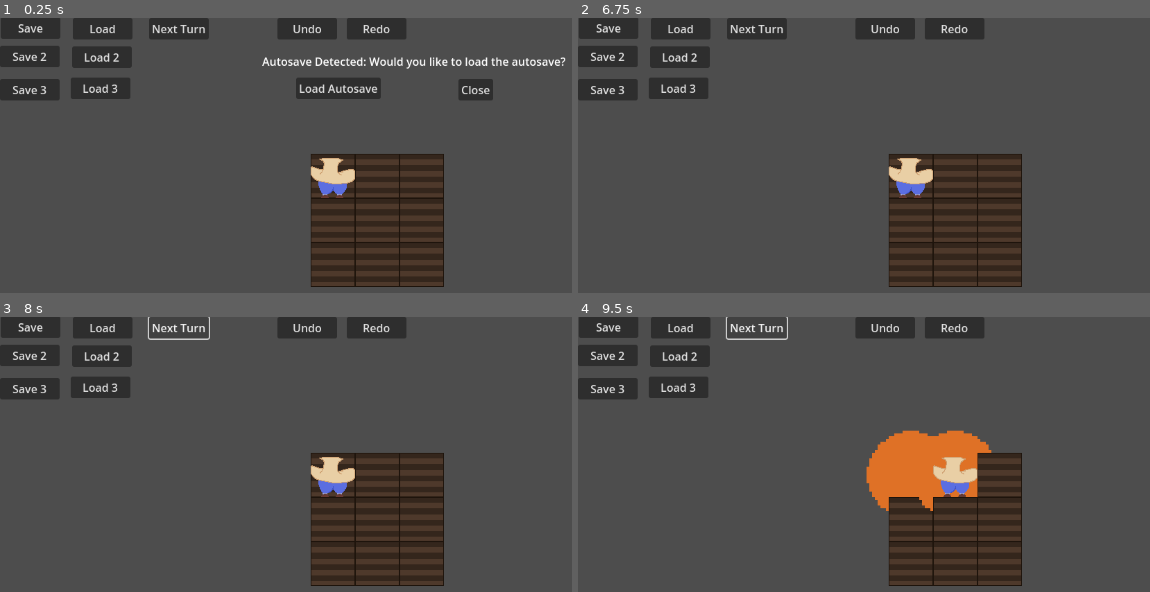
Above: before the commit, frames 1-4 (two rows, left to right).
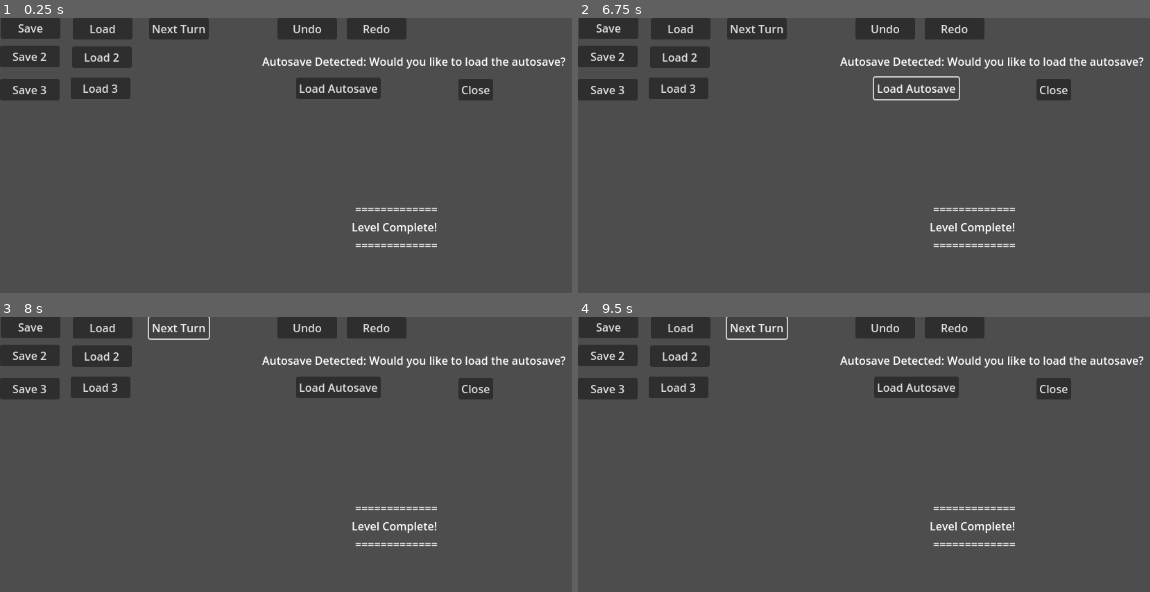
Above: after the commit, the same moments.

Repository: ZaneShan/CMPM-121-F
Game: Godot game, scene res://Main.tscn
The game is run twice, just before and just after one commit, with the same random seed, the same clock (stepped at 60 frames per second) and the same inputs.
Inputs:
- Up to frame 1 (0.25 s): no input
- Up to frame 2 (6.75 s): click "Save" at 0.5 s; click "Save 2" at 1.25 s; click "Save 3" at 2 s; click "Load" at 2.75 s; click "Load 2" at 3.5 s; click "Load 3" at 4.25 s; click "Undo" at 5 s; click "Redo" at 5.75 s; click "Load Autosave" at 6.5 s
- Up to frame 3 (8 s): click "Next Turn" at 7.25 s
- Up to frame 4 (9.5 s): click "Next Turn" at 8 s; tap Enter (ui_accept) at 8.75, 9.02, 9.32 s; hold D (right) from 8.78 s (still down); hold E (harvest) from 8.78 s (still down); tap 1 (plant1) at 9.05 s

The runs differ from the first frame. In frame 1, 11% of the frame differs, in the area x 54-78%, y 49-98%; in frame 2, 13%; in frame 3, 14%; in frame 4, 16%, in the area x 45-99%, y 14-98%.
Error after the commit: Parse Error: Identifier "PlantTypes" not declared in the current scope. (res://Plot.gd:308)

Commit message:
Need to fix grow visuals

Diff:
--- a/Player.gd
+++ b/Player.gd
@@ -1,14 +1,13 @@
-# Player.gd
 extends Area2D
 class_name Player
 
+enum PlantType { LETTUCE, TOMATO, CARROT } #Scuffed way should inherit from plant.gd
 @export var grid_size: int = 5
 @export var cell_size: int = 64
 var plots = []  # Reference to the plot grid
 var current_coordinates = Vector2(0, 0)
 var target_position: Vector2
-var current_plot = null # Holds current plot under player
-
+var current_plot = null  # Holds current plot under player
 
 func _ready():
 	current_plot = plots[current_coordinates.x][current_coordinates.y]
@@ -28,20 +27,13 @@
 		move(Vector2(-1, 0))
 	elif event.is_action_pressed("ui_right") or event.is_action_pressed("right"):
 		move(Vector2(1, 0))
-	elif event.is_action_pressed("ui_accept"):
-		# Call plant_seed when ui_accept is pressed
-		plant_seed_on_current_plot("")  # Specify the plant type here (e.g., "Carrot")
 	elif event.is_action_pressed("plant1"):
-		# Call plant_seed when ui_accept is pressed
-		plant_seed_on_current_plot("Carrot")  # Specify the plant type here (e.g., "Carrot")
+		plant_seed_on_current_plot(PlantType.CARROT)
 	elif event.is_action_pressed("plant2"):
-		# Call plant_seed when ui_accept is pressed
-		plant_seed_on_current_plot("Lettuce")  # Specify the plant type here (e.g., "Carrot")
+		plant_seed_on_current_plot(PlantType.LETTUCE)
 	elif event.is_action_pressed("plant3"):
-		# Call plant_seed when ui_accept is pressed
-		plant_seed_on_current_plot("Tomato")  # Specify the plant type here (e.g., "Carrot")
+		plant_seed_on_current_plot(PlantType.TOMATO)
 	elif event.is_action_pressed("harvest"):
-		# Call plant_seed when ui_accept is pressed
 		harvest_plant_on_current_plot()
 
 func move(direction: Vector2):
@@ -56,44 +48,45 @@
 		target_position = current_plot.position
 
 func moveTo(x: int, y: int):
-		current_plot = plots[current_coordinates.x][current_coordinates.y]
-		current_plot.remove_player()
+	current_plot = plots[current_coordinates.x][current_coordinates.y]
+	current_plot.remove_player()
 
-		current_coordinates.x = x
-		current_coordinates.y = y
-		current_plot = plots[current_coordinates.x][current_coordinates.y]
-		current_plot.set_player(self)
-		target_position = current_plot.position
+	current_coordinates.x = x
+	current_coordinates.y = y
+	current_plot = plots[current_coordinates.x][current_coordinates.y]
+	current_plot.set_player(self)
+	target_position = current_plot.position
 
-# New method to plant a seed on the current plot
+func plant_seed_on_current_plot(plant_type: PlantType):
+	var plant_scene : PackedScene = preload("res://plants/Plant.tscn")  # Default plant scene
 
-# CAN BE MOVED TO PLANT.GD but this works so i dont wanna do that rn
-func plant_seed_on_current_plot(plant_type: String):
-	var current_plant = null
-	if (plant_type == "Carrot"):
-		current_plant = preload("res://plants/Carrot.tscn")
-	elif (plant_type == "Lettuce"):
-		current_plant = preload("res://plants/Lettuce.tscn")
-	elif (plant_type == "Tomato"):
-		current_plant = preload("res://plants/Tomato.tscn")
+	# Determine which plant type to load
+	if plant_type == PlantType.LETTUCE:  # Lettuce
+		plant_scene = preload("res://plants/Lettuce.tscn")
+	elif plant_type == PlantType.CARROT:  # Carrot
+		plant_scene = preload("res://plants/Carrot.tscn")
+	elif plant_type == PlantType.TOMATO:  # Tomato
+		plant_scene = preload("res://plants/Tomato.tscn")
 	else:
-		current_plant = preload("res://plants/Plant.tscn") # Default value
+		print("Error: Unknown plant type flag:", plant_type)
 
-	var plant = current_plant.instantiate()
+	# Instantiate the plant scene
+	var plant = plant_scene.instantiate()  # Use the correct method for PackedScene
+	plant.type = plant_type  # Set the plant type
 
-	plant.is_carrot = (plant_type == "Carrot")
-	plant.is_lettuce = (plant_type == "Lettuce")
-	plant.is_tomato = (plant_type == "Tomato")
-
+	# Plant it on the plot if it's empty
 	if current_plot and not current_plot.has_plant():
 		current_plot.set_plant(plant)
 		current_plot.add_child(plant)
-		print("current plot plant: ", current_plot.plant)
 		plant.global_position = current_plot.position
 		plant.current_plot = current_plot
+		print("Planted a ", plant.type, " on current plot.")
+
+	# Trigger grid encoding if applicable
 	var parent_node = get_parent()
 	if parent_node.has_method("encode_current_grid"):
 		parent_node.encode_current_grid()
+
 
 func harvest_plant_on_current_plot():
 	if current_plot:
@@ -101,11 +94,10 @@
 			if current_plot.plant.is_fully_grown():
 				current_plot.remove_child(current_plot.plant)
 				current_plot.remove_plant()
-				print("plant harvested")
-				print(current_plot.plant)
+				print("Plant harvested.")
 			else:
-				print("current plot plant is not fully grown")
+				print("Plant is not fully grown.")
 		else:
-			print("current plot does not have plant")
+			print("No plant to harvest.")
 	else:
-		print("current plot is null when harvesting")
+		print("Current plot is null.")
--- a/Plot.gd
+++ b/Plot.gd
@@ -1,5 +1,6 @@
 extends Node2D
 class_name Plot
+
 @export var sun_level: float = 0.0  # Current sun energy level in the plot
 @export var water_level: float = 10.0  # Current water level in the plot
 var sun_level_range = Vector2(5, 10)  # Default sun level range, will be overwritten
@@ -42,7 +43,8 @@
 
 	# Update the plant in the plot, if any
 	if plot.has_plant():
-		plot.plant.update_plant(plot.plant, plot)
+		print(plot.plant.type)
+		plot.plant.grow(plot)
 
 # Static method to create the grid
 static func create_grid(grid_size: int, cell_size: int, parent: Node2D, sun_range: Dictionary, water_range: Dictionary) -> Array:
@@ -176,9 +178,9 @@
 				byte_array.append(plot.plant.growth_level)  # Append growth level (integer)
 
 				# Encode sun and water requirements as floats
-				floatByteArray.encode_float(0, plot.plant.sun_req)
+				#floatByteArray.encode_float(0, plot.plant.sun_req)
 				byte_array.append_array(floatByteArray)
-				floatByteArray.encode_float(0, plot.plant.water_req)
+				#floatByteArray.encode_float(0, plot.plant.water_req)
 				byte_array.append_array(floatByteArray)
 				byte_array.append(get_plant_type_flag(plot.plant))  # Append plant type flag (integer)
 			else:
@@ -242,6 +244,7 @@
 
 				# Instantiate the appropriate plant type based on the flag
 				var plant: Node2D
+				print("Flag: ", plant_type_flag)
 				if plant_type_flag & 1:  # Lettuce
 					plant = preload("res://plants/Lettuce.tscn").instantiate()
 				elif plant_type_flag & 2:  # Carrot
@@ -301,13 +304,16 @@
 	return buffer.decode_s32(0)  # Interpret the 4 bytes as an int32
 
 static func get_plant_type_flag(plant: Plant) -> int:
-	if plant.is_lettuce:
-		return 1
-	elif plant.is_carrot:
-		return 2
-	elif plant.is_tomato:
-		return 4
-	return 0
+	match plant.type:
+		PlantTypes.PlantType.LETTUCE:
+			return 1
+		PlantTypes.PlantType.CARROT:
+			return 2
+		PlantTypes.PlantType.TOMATO:
+			return 4
+		_:
+			return 0
+
 
 static func set_plant_type_from_flag(plant: Plant, flag: int) -> void:
 	plant.is_lettuce = (flag & 1) != 0
--- a/plants/Lettuce.tscn
+++ b/plants/Lettuce.tscn
@@ -6,9 +6,6 @@
 [ext_resource type="Texture2D" uid="uid://b5ald6v5j65m1" path="res://Sprites/Lettuce3-Alpha-Testing.svg" id="3_3e5oa"]
 
 [node name="Plant" instance=ExtResource("1_snutp")]
-sun_req = 5.0
-water_req = 5.0
-is_lettuce = true
 
 [node name="plant_stage_1" parent="." index="0"]
 scale = Vector2(0.5, 0.5)
--- a/plants/Plant.gd
+++ b/plants/Plant.gd
@@ -1,123 +1,73 @@
 extends Node2D
 class_name Plant
 
+enum PlantType { LETTUCE, TOMATO, CARROT }
+
 var growth_level = 0
 var max_growth_level = 2
-var current_plot = null
+var current_plot = null  # The plot this plant is currently on
 
-# Requirements and conditions can be different for each plant
-var growth_conditions = {}  # Conditions that will define how a plant grows
-@export var sun_req = 1.0
-@export var water_req = 1.0
+# Growth rule assigned dynamically based on type
+var growth_rule: GrowthRule
+@export var type: PlantType
 
-# Plant type flags
-@export var is_lettuce = false
-@export var is_carrot = false
-@export var is_tomato = false
+# Base class for growth rules
+class GrowthRule:
+	func can_grow(plant, plot) -> bool:
+		return false
 
-# References to the plant stage sprites
-var plant_stage_1 = null
-var plant_stage_2 = null
-var plant_stage_3 = null
+# Specific growth rules
+class LettuceGrowthRule extends GrowthRule:
+	func can_grow(plant, plot) -> bool:
+		return plot.get_adjacent_plots().any(
+			func(adjacent) -> bool:
+				return adjacent.has_plant() and adjacent.get_plant().type == PlantType.LETTUCE
+		)
 
+class TomatoGrowthRule extends GrowthRule:
+	func can_grow(plant, plot) -> bool:
+		return not plot.get_adjacent_plots().any(
+			func(adjacent) -> bool:
+				return adjacent.has_plant()
+		)
+
+class CarrotGrowthRule extends GrowthRule:
+	func can_grow(plant, plot) -> bool:
+		return not plot.get_adjacent_plots().any(
+			func(adjacent) -> bool:
+				return adjacent.has_plant() and adjacent.get_plant().type == PlantType.CARROT
+		)
+
+# Main plant functionality
 func _ready():
-	# Get references to the child Sprite nodes for each growth stage
-	plant_stage_1 = $plant_stage_1
-	plant_stage_2 = $plant_stage_2
-	plant_stage_3 = $plant_stage_3
-	plant_stage_1.visible = true
-	plant_stage_2.visible = false
-	plant_stage_3.visible = false
-
-	# Set the initial visibility
-	update_plant_growth()
-
-	# Initialize plant growth conditions based on type
-	set_growth_conditions()
+	assign_growth_rule()
+	update_visuals()
 
 
-# Set the plant's growth conditions based on the type
-func set_growth_conditions():
-	if is_lettuce:
-		growth_conditions = {
-			"neighbors": "lettuce",
-			"water_range": [2, 4],
-			"sun_range": [5, 8]
-		}
-	elif is_carrot:
-		growth_conditions = {
-			"neighbors": "none",
-			"water_range": [3, 5],
-			"sun_range": [4, 7]
-		}
-	elif is_tomato:
-		growth_conditions = {
-			"neighbors": "other_types",
-			"water_range": [4, 6],
-			"sun_range": [6, 9]
-		}
+func assign_growth_rule():
+	var plant_growth_rules = {
+		PlantType.LETTUCE: LettuceGrowthRule.new(),
+		PlantType.TOMATO: TomatoGrowthRule.new(),
+		PlantType.CARROT: CarrotGrowthRule.new()
+	}
+	growth_rule = plant_growth_rules.get(type)
 
-# Update the plant growth level
-func update_plant(plant, plot):
-	if plot.sun_level >= plant.sun_req and plot.water_level >= plant.water_req:
+func grow(plot) -> bool:
+	if growth_rule and growth_rule.can_grow(self, plot):
 		if growth_level < max_growth_level:
-			if grow():
-				growth_level += 1
-				update_plant_growth()
-	print("plant growth level: ", growth_level)
+			growth_level += 1
+			update_visuals()
+			return true
+	return false
 
-# Check if the plant can grow based on its conditions
-func grow() -> bool:
-	if growth_conditions.has("neighbors"):
-		var neighbors_ok = check_neighbors(growth_conditions["neighbors"])
-		if !neighbors_ok:
-			return false
-	if growth_conditions.has("water_range"):
-		if !(current_plot.water_level in growth_conditions["water_range"]):
-			return false
-	if growth_conditions.has("sun_range"):
-		if !(current_plot.sun_level in growth_conditions["sun_range"]):
-			return false
-	return true
+func update_visuals():
+	match growth_level:
+		0:
+			print("Plant of type %s is at initial growth stage." % [str(type)])
+		1:
+			print("Plant of type %s grew to stage 1." % [str(type)])
+		2:
+			print("Plant of type %s grew to its final stage." % [str(type)])
 
-# Check if neighbors are suitable for growth
-func check_neighbors(neighbor_condition: String) -> bool:
-	if neighbor_condition == "lettuce":
-		return CheckIfNear("Lettuce", current_plot)
-	elif neighbor_condition == "none":
-		return !CheckIfNear("Lettuce", current_plot) && !CheckIfNear("Carrot", current_plot) && !CheckIfNear("Tomato", current_plot)
-	elif neighbor_condition == "other_types":
-		# Can grow next to anything except its own type
-		if CheckIfNear("Lettuce", current_plot) or CheckIfNear("Carrot", current_plot) or CheckIfNear("Tomato", current_plot):
-			return false
-	return true
-
-# Checks if the plant is fully grown
 func is_fully_grown() -> bool:
 	return growth_level == max_growth_level
-
-# Update the plant sprite visibility based on growth level
-func update_plant_growth():
-	plant_stage_1.visible = growth_level == 0
-	plant_stage_2.visible = growth_level == 1
-	plant_stage_3.visible = growth_level == 2
-
-# Check if the plant is near a plant of a specific type
-func CheckIfNear(plant_type: String, currentPlot) -> bool:
-	if currentPlot == null:
-		print("Error: currentPlot is null!")
-		return false
-
-	var nearby_plots = currentPlot.get_adjacent_plots()
-
-	for plot in nearby_plots:
-		if plot.has_plant():
-			var plant = plot.get_plant()
-			if plant_type == "Carrot" and plant.is_carrot:
-				return true
-			elif plant_type == "Lettuce" and plant.is_lettuce:
-				return true
-			elif plant_type == "Tomato" and plant.is_tomato:
-				return true
-
-	return false
--- /dev/null
+++ b/plants/PlantTypeManager.gd
@@ -0,0 +1,5 @@
+# PlantTypes.gd
+extends Resource
+class_name PlantTypeManager
+
+enum PlantType { LETTUCE, TOMATO, CARROT }
